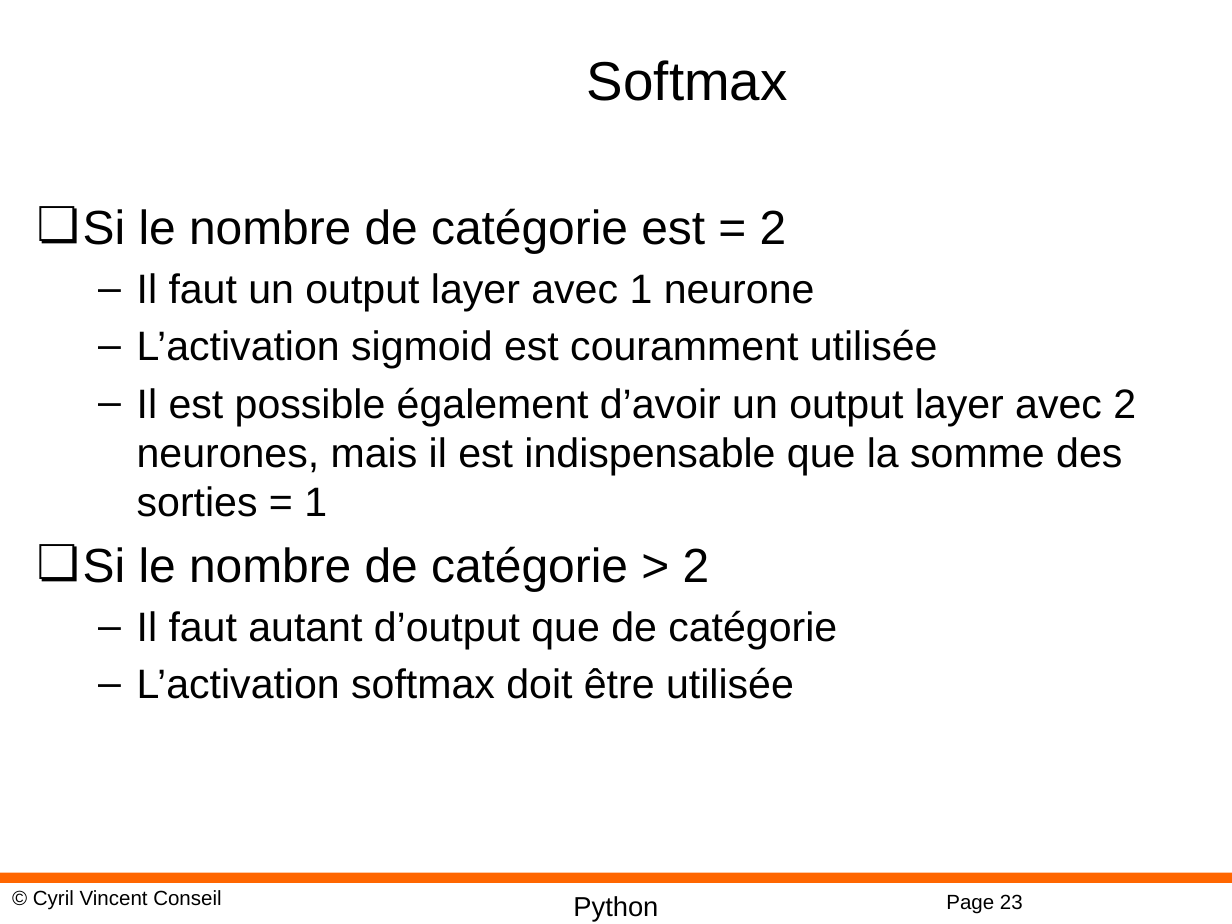
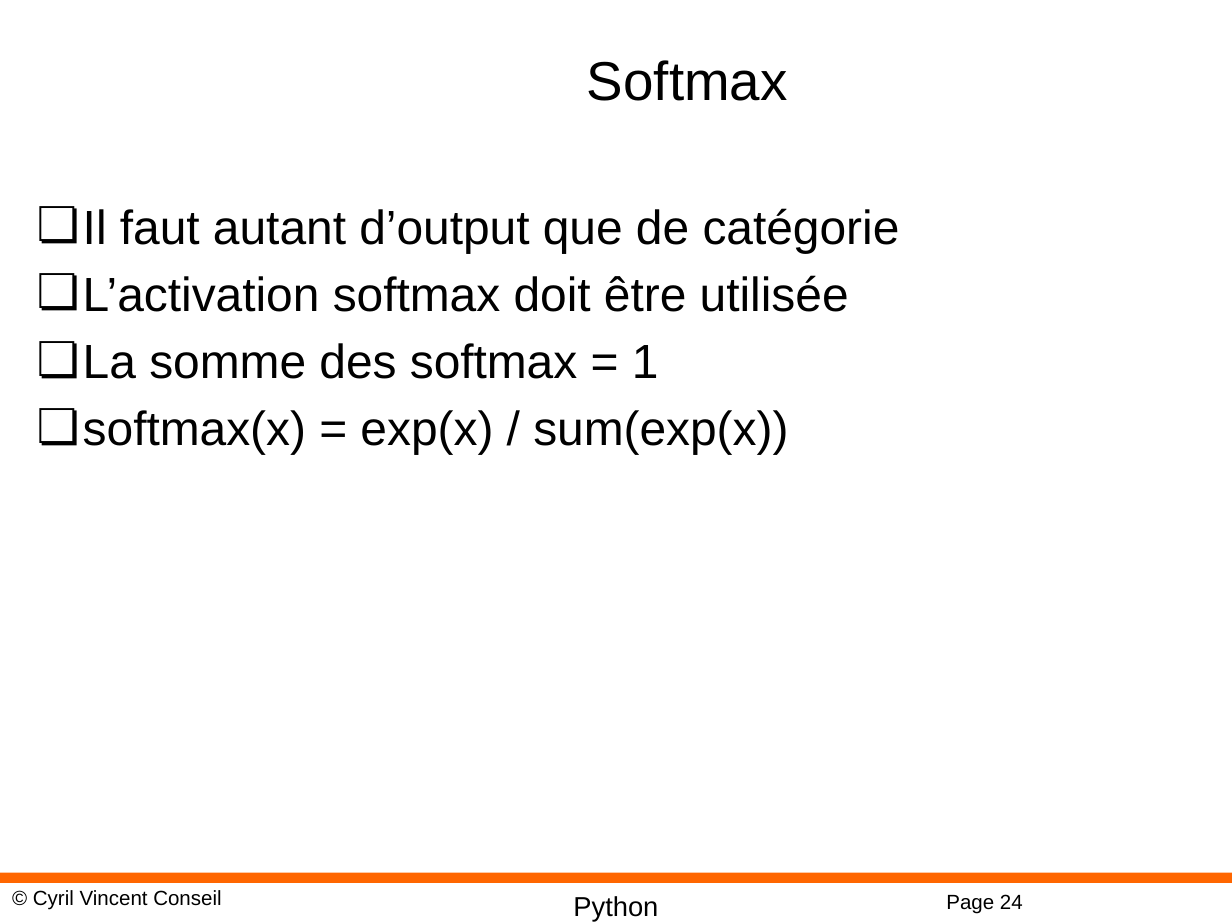
Before and after one commit to cyrilvincent/ML, a slide deck: slide 24 of PPT/DeepLearning09-Keras.pptx (slide 23 before the commit). Drawn at 1232x924 pixels with LibreOffice and Linux fonts; fonts in the diff are those of the drawing; background and template pictures are left out. Boxes give left, top, right and bottom in pixels: in the first picture for what was removed or moved away, otherwise in the second. Text is boxed around its words. In the diff, an @@ line names an element or a change of style, - is before the commit and + after.

```diff
--- a/PPT/DeepLearning09-Keras.pptx
+++ b/PPT/DeepLearning09-Keras.pptx
@@ text at bbox=[83, 208, 1136, 591]: paragraphs removed @@
-❏ Si le nombre de catégorie est = 2
-  – Il faut un output layer avec 1 neurone
-  – L’activation sigmoid est couramment utilisée
-  – Il est possible également d’avoir un output layer avec 2 neurones, mais il est indispensable que la somme des sorties = 1
-❏ Si le nombre de catégorie > 2
@@ text at bbox=[83, 208, 900, 312]: size 24 to 28 pt in "Il faut autant d’output que de catégorie", "L’activation softmax doit être utilisée"; bullet – to ❏; list level 2 to 1 in "Il faut autant d’output que ..."; list level 2 to 1 in "L’activation softmax doit être utilisée" @@
@@ text at bbox=[83, 343, 788, 454]: paragraphs added @@
+❏ La somme des softmax = 1
+❏ softmax(x) = exp(x) / sum(exp(x))
@@ page number at bbox=[946, 894, 1023, 914]: text changed @@
-Page 23
+Page 24
```
Also in this commit, not shown: 2 slides added.
